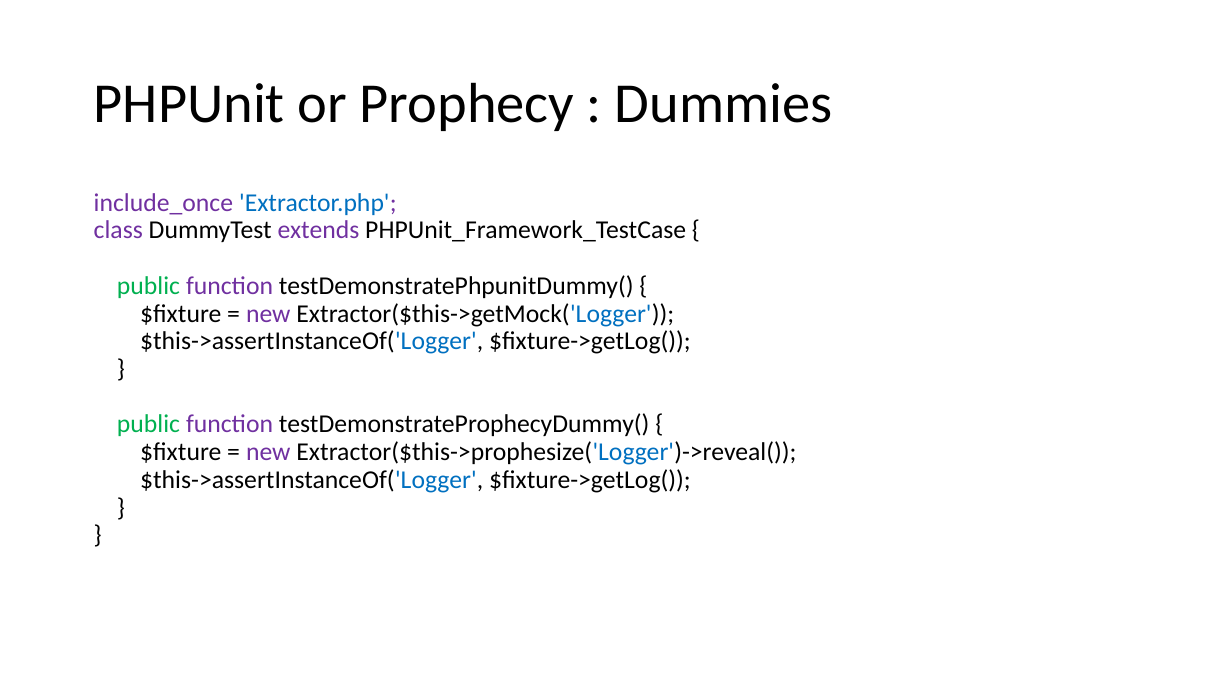
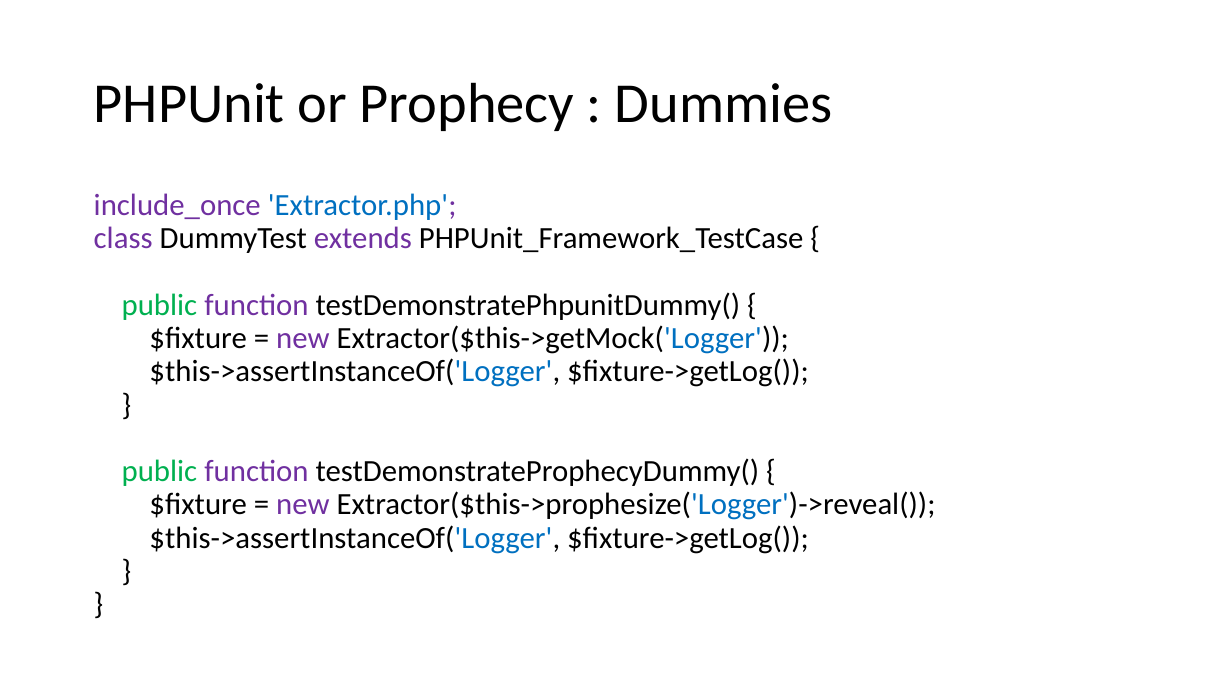
Before and after one commit to docljn/phpunit-or-prophecy-for-mocks, a slide deck: slide 18 of Creating Unit Test Mocks - PHPUnit or Prophecy.pptx. Drawn at 1232x693 pixels with LibreOffice and Linux fonts; fonts in the diff are those of the drawing. Boxes give left, top, right and bottom in pixels: in the first picture for what was removed or moved away, otherwise in the second. Text is boxed around its words. In the diff, an @@ line names an element or a change of style, - is before the commit and + after.

```diff
--- a/Creating Unit Test Mocks - PHPUnit or Prophecy.pptx
+++ b/Creating Unit Test Mocks - PHPUnit or Prophecy.pptx
@@ text "include_once 'Extractor.php';" at [94, 193, 936, 554]: size 20 to 24 pt @@
```
Also in this commit, not shown: 4 other slides changed.
